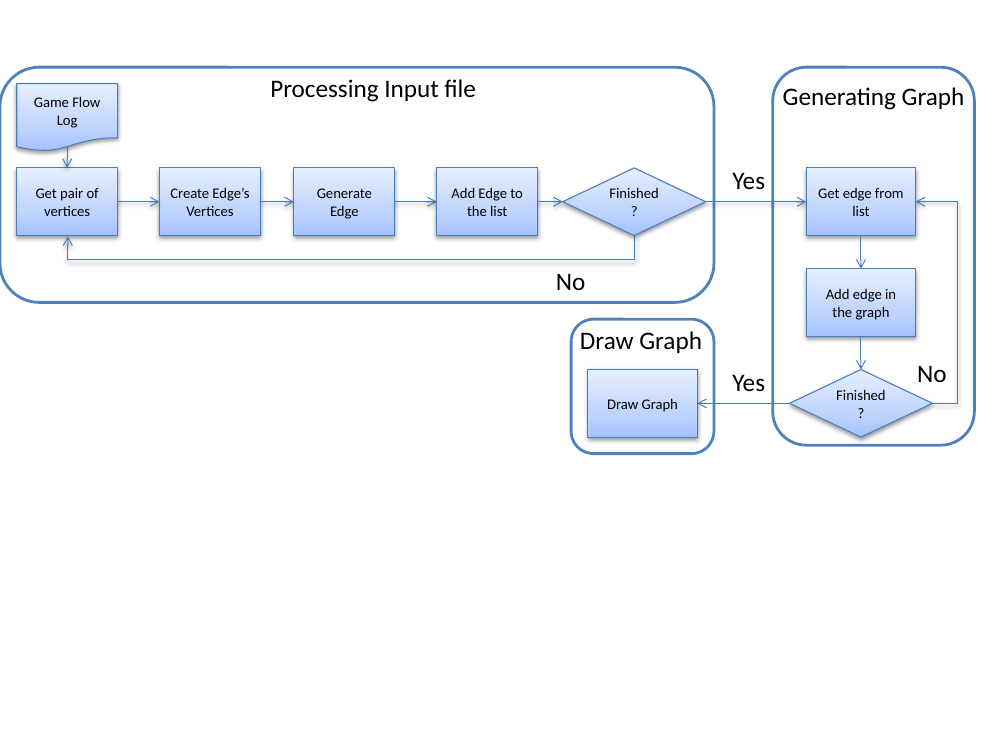
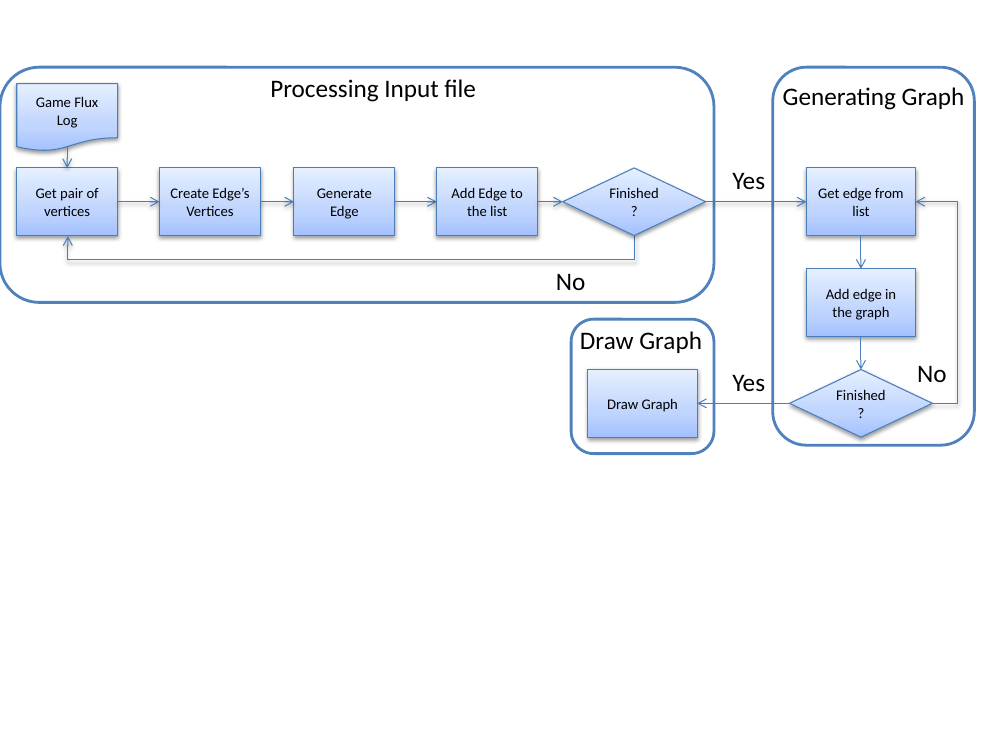
Before and after one commit to gems-uff/sdm, a slide deck: slide 20 of Documents/Dissertacao/dissertation_figures.pptx. Drawn at 1008x756 pixels with LibreOffice and Linux fonts; fonts in the diff are those of the drawing. Boxes give left, top, right and bottom in pixels: in the first picture for what was removed or moved away, otherwise in the second. Text is boxed around its words. In the diff, an @@ line names an element or a change of style, - is before the commit and + after.

Commit message:
Updated the "Future Work" section of dissertacao_completa_v3.docx Added a new combat scenario in dissertation_figures.pptx

```diff
--- a/Documents/Dissertacao/dissertation_figures.pptx
+++ b/Documents/Dissertacao/dissertation_figures.pptx
@@ text in flow chart document at (36,96,98,128): text changed @@
-Game Flow Log
+Game Flux Log
```
Also in this commit, not shown: 1 other file.
